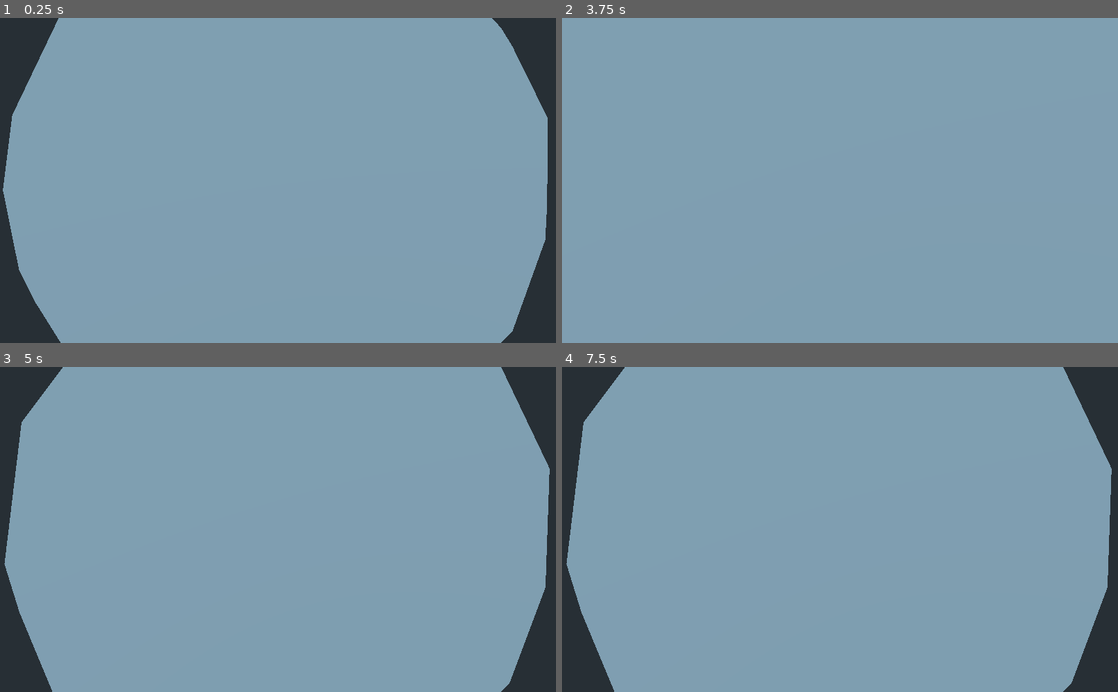
Above: before the commit, frames 1-4 (two rows, left to right).
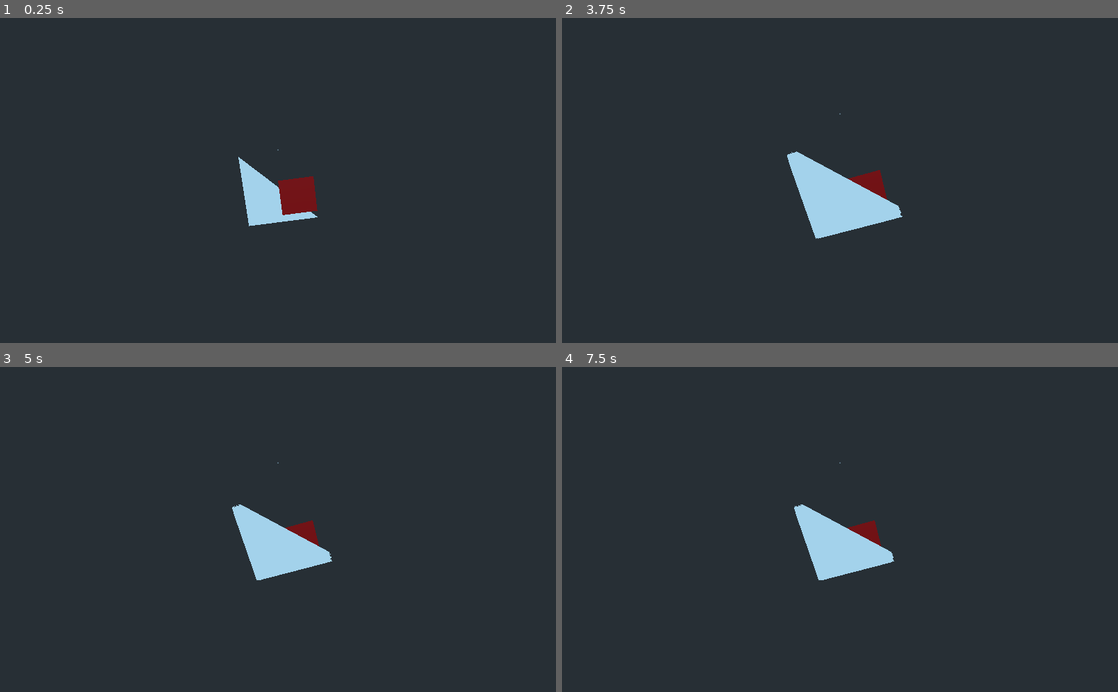
Above: after the commit, the same moments.

Repository: nestorac/earth
Game: Godot game, scene res://Globe.tscn
Same seed, same stepped clock (60 frames per second), same inputs: the game is played once before the commit and once after it.
Inputs (mouse positions are in pixels of both pictures, inside the frame that each line leads up to):
- Up to frame 1 (0.25 s): no input
- Up to frame 2 (3.75 s): move the mouse to (962, 164) at 0.52 s; hold W (set_forest) 0.53-1.28 s; tap Enter at 1.25, 2.75 s; move the mouse to (728, 196) at 1.27 s; tap E (set_land) at 1.35 s; tap Space (spawn_cells) at 2, 2.85, 3.5 s; move the mouse to (895, 109) at 2.02 s; hold Q (set_sea) 2.03-2.78 s; move the mouse to (812, 245) at 2.77 s; move the mouse to (1006, 229) at 3.52 s; hold Mouse wheel down (zoom_in) from 3.53 s (still down)
- Up to frame 3 (5 s): tap Enter at 4.25 s; move the mouse to (111, 480) at 4.27 s; release Mouse wheel down (zoom_in) at 4.28 s; tap Mouse wheel up (zoom_out) at 4.35 s
- Up to frame 4 (7.5 s): tap Space (spawn_cells) at 5, 7.35 s; move the mouse to (867, 529) at 5.02 s; hold W (set_forest) 5.03-5.78 s; move the mouse to (756, 448) at 5.77 s; tap E (set_land) at 5.85 s; move the mouse to (962, 513) at 6.52 s; hold Q (set_sea) 6.53-7.28 s; move the mouse to (728, 545) at 7.27 s

The runs differ from the first frame. In frame 1, 92% of the frame differs, in the area x 0-99%, y 0-100%; in frame 2, 100%, in the area x 0-100%, y 0-100%; in frame 3, 92%; in frame 4, 92%.
Error in both runs: Attempt to call function 'get_surface_material' in base 'null instance' on a null instance. (res://Scripts/hexagon.gd:7)

Commit message:
Procedural generation of triangle.

Diff:
--- a/Globe.tscn
+++ b/Globe.tscn
@@ -1,9 +1,10 @@
-[gd_scene load_steps=5 format=2]
+[gd_scene load_steps=6 format=2]
 
 [ext_resource path="res://Scripts/Globe.gd" type="Script" id=1]
 [ext_resource path="res://triangle.tscn" type="PackedScene" id=2]
 [ext_resource path="res://Scripts/CamBase.gd" type="Script" id=3]
 [ext_resource path="res://Scenes/ArrayMesh.tres" type="ArrayMesh" id=4]
+[ext_resource path="res://Scripts/MeshGen.gd" type="Script" id=5]
 
 [node name="Globe" type="Spatial"]
 script = ExtResource( 1 )
@@ -20,4 +21,10 @@
 transform = Transform( 1, 0, 0, 0, 1.31134e-07, 1, 0, -1, 1.31134e-07, 0, 6.51013, -0.00842714 )
 
 [node name="MeshInstance" type="MeshInstance" parent="."]
+visible = false
 mesh = ExtResource( 4 )
+
+[node name="Spatial" type="Spatial" parent="."]
+script = ExtResource( 5 )
+
+[node name="MeshInstance2" type="MeshInstance" parent="."]
--- /dev/null
+++ b/Scripts/MeshGen.gd
@@ -0,0 +1,33 @@
+extends Spatial
+
+var tmpMesh = Mesh.new()
+var vertices = PoolVector3Array()
+var UVs = PoolVector2Array()
+var mat = SpatialMaterial.new()
+export var color = Color(0.9, 0.1, 0.1)
+
+
+func _ready():
+	vertices.push_back(Vector3(1,0,0))
+	vertices.push_back(Vector3(1,0,1))
+	vertices.push_back(Vector3(0,0,1))
+	vertices.push_back(Vector3(0,0,0))
+
+	UVs.push_back(Vector2(0,0))
+	UVs.push_back(Vector2(0,1))
+	UVs.push_back(Vector2(1,1))
+	UVs.push_back(Vector2(1,0))
+
+	mat.albedo_color = color
+
+	var st = SurfaceTool.new()
+	st.begin(Mesh.PRIMITIVE_TRIANGLE_FAN)
+	st.set_material(mat)
+
+	for v in vertices.size():
+		st.add_color(color)
+		st.add_uv(UVs[v])
+		st.add_vertex(vertices[v])
+
+	st.commit(tmpMesh)
+	$"../MeshInstance2".mesh = tmpMesh
